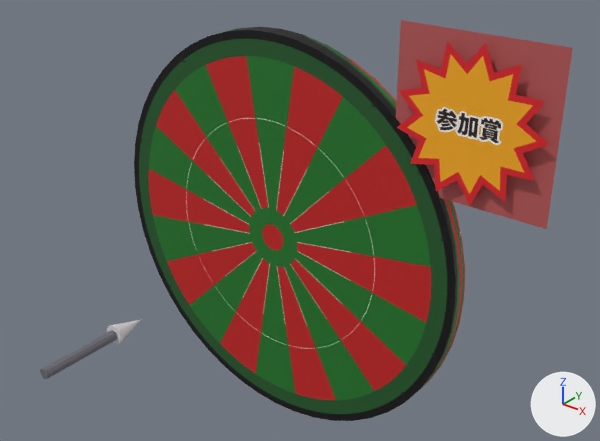
The glTF model public/presets/darts/darts_cookie_3d.glb, before and after one commit.
One viewpoint serves both versions: a 50 mm camera at (2.01, -2.36, 1.56) aimed at (0.35, -0.3, 0.28). The axes (+X, +Y, +Z) are drawn at lower right. The lights are the same throughout. The first picture is the older version. Where no turn or scale is listed for an object, it has been applied to the vertices. Vertices at exactly the same position are counted once.

Names of what the first picture shows: 'badge_参加賞', 'dart_shaft', 'dart_tip', 'darts_board'.
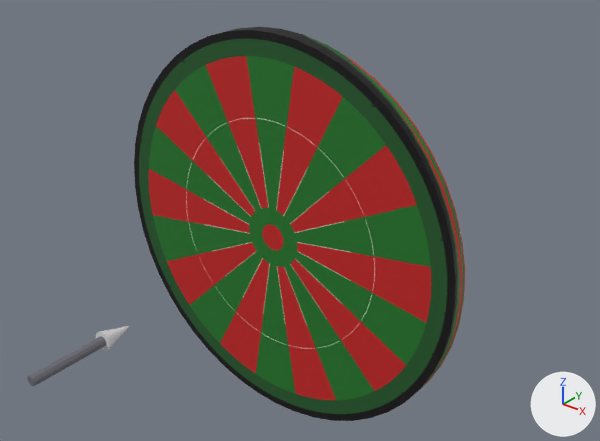
Where the newer file only moved an object's origin or applied its transform, the numbers keep the older frame.

The change, as a list of edits to the scene's bpy script:
```text
Change me_plane_004:
    used by ob_badge_参加賞; location = (0.85, -0.06, 0.68)
    remove me_plane_004.from_pydata(...)  # 8 vertices, 12 faces; spans x -0.29..0.29, y 0.0..0.03, z -0.29..0.29
    add me_plane_004.from_pydata(...)  # 8 vertices, 12 faces; spans x -0.85, y -0.72, z -0.56
    me_plane_004 part 1: the whole mesh is scaled about its middle by (0.00164, 0.00117, 0.00164), then moved by (-0.85, -0.735, -0.56)
Change ob_dart_shaft:
    ob_dart_shaft.location: (0.05, -1.057, 0.0) -> (0.05, -1.105, 0.0)
Change ob_dart_tip:
    ob_dart_tip.location: (0.05, -0.857, 0.0) -> (0.05, -0.905, 0.0)
```

Where the change shows, as pixel boxes (x1, y1, x2, y2) in the pictures (600 x 441 px):
'badge_参加賞', moved, rescaled (not visible afterwards): before (396, 20, 573, 229)
'dart_shaft', moved: before (40, 330, 117, 379); after (27, 336, 106, 386)
'dart_tip', moved: before (107, 320, 140, 344); after (96, 326, 130, 351)
